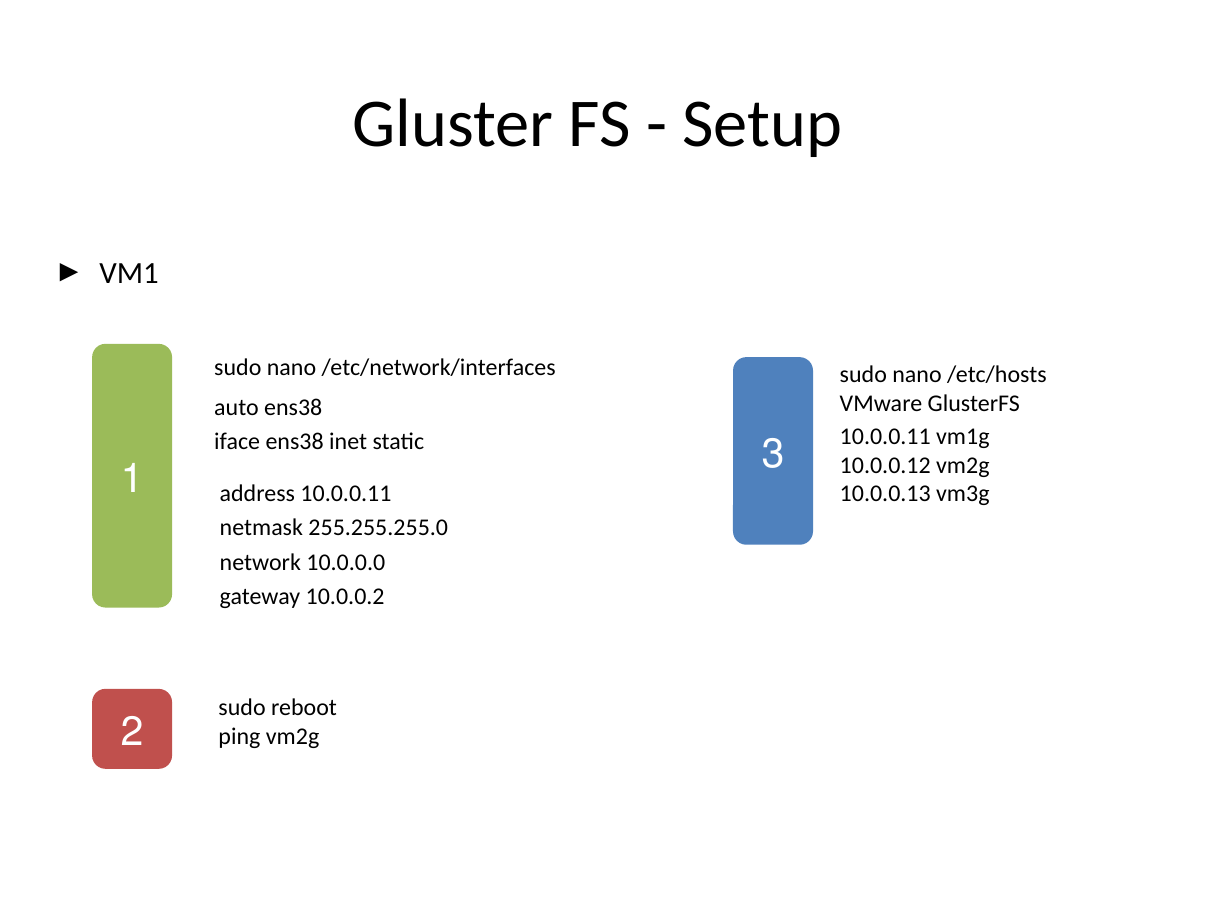
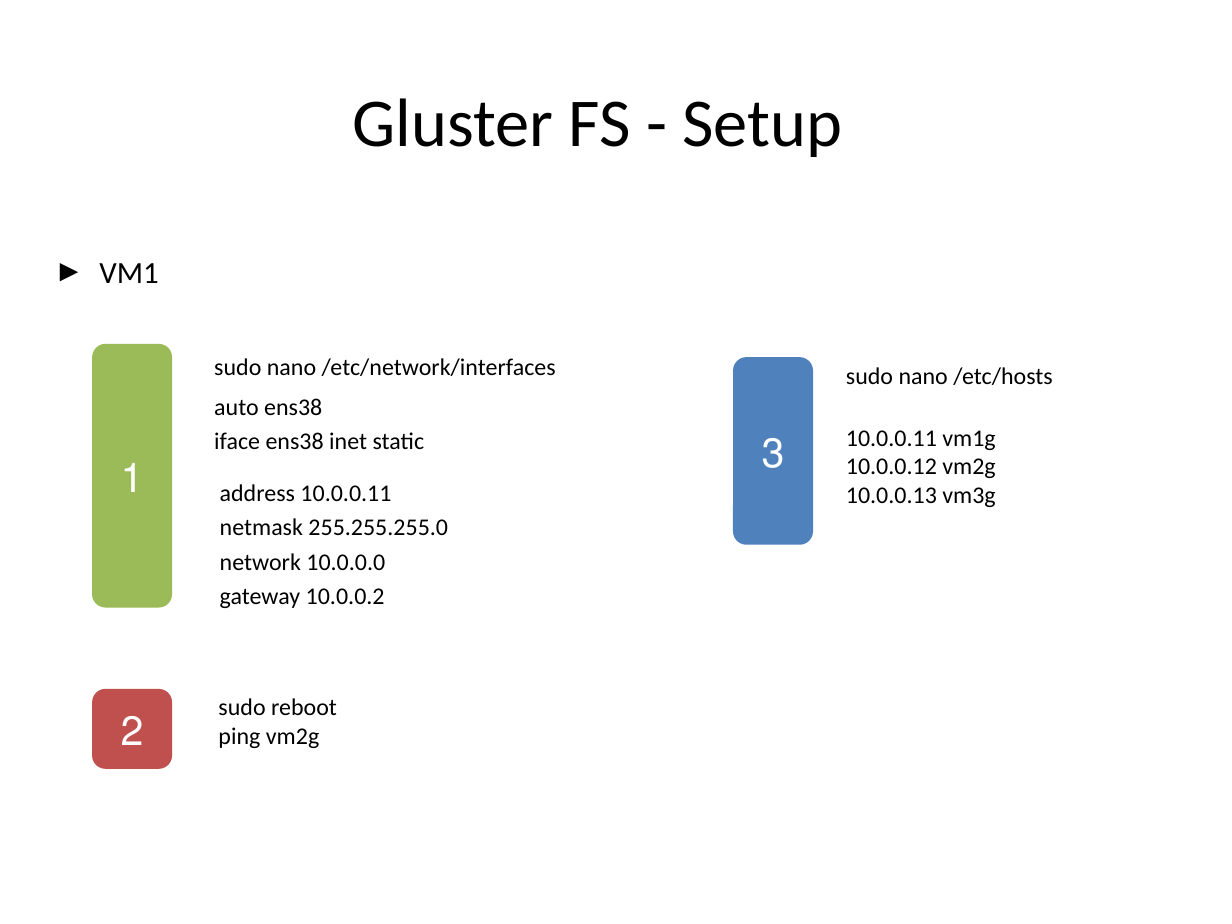
Before and after one commit to sahityacodes/VirtualizationCloudComputingProject, a slide deck: slide 15 of VCC.pptx. Drawn at 1232x924 pixels with LibreOffice and Linux fonts; fonts in the diff are those of the drawing. Boxes give left, top, right and bottom in pixels: in the first picture for what was removed or moved away, otherwise in the second. Text is boxed around its words. In the diff, an @@ line names an element or a change of style, - is before the commit and + after.

```diff
--- a/VCC.pptx
+++ b/VCC.pptx
@@ text at <box>840,394,1020,411</box>: paragraph removed @@
-  VMware GlusterFS
```
Also in this commit, not shown: 20 other slides changed, 1 slide added.
